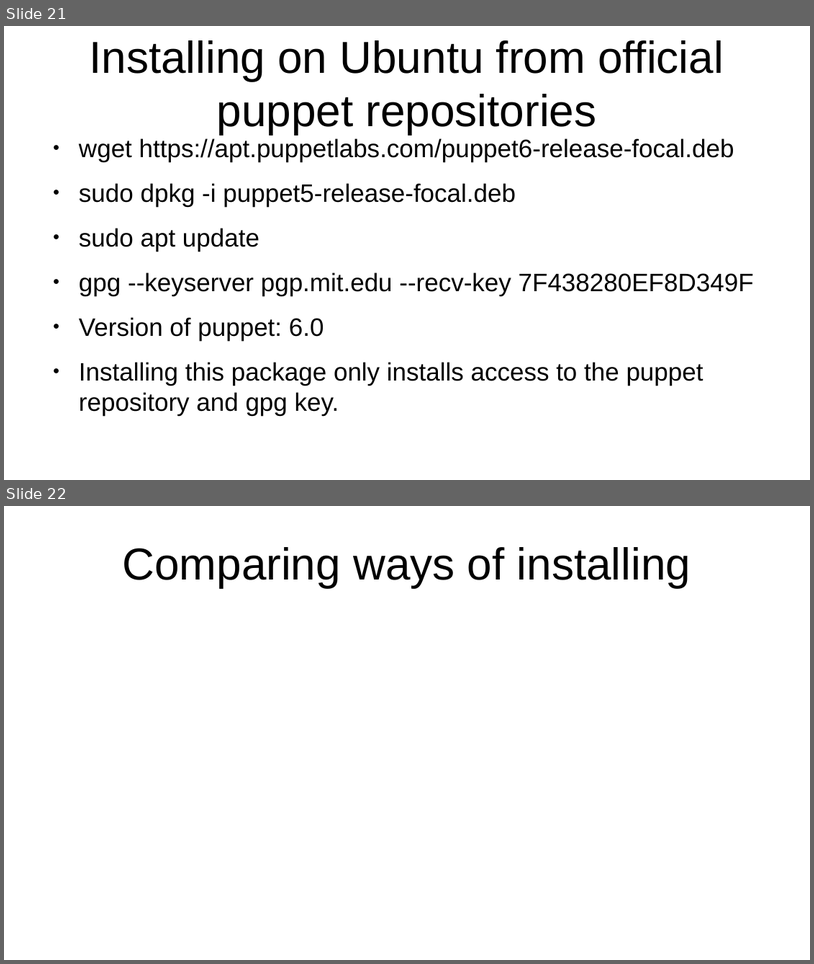
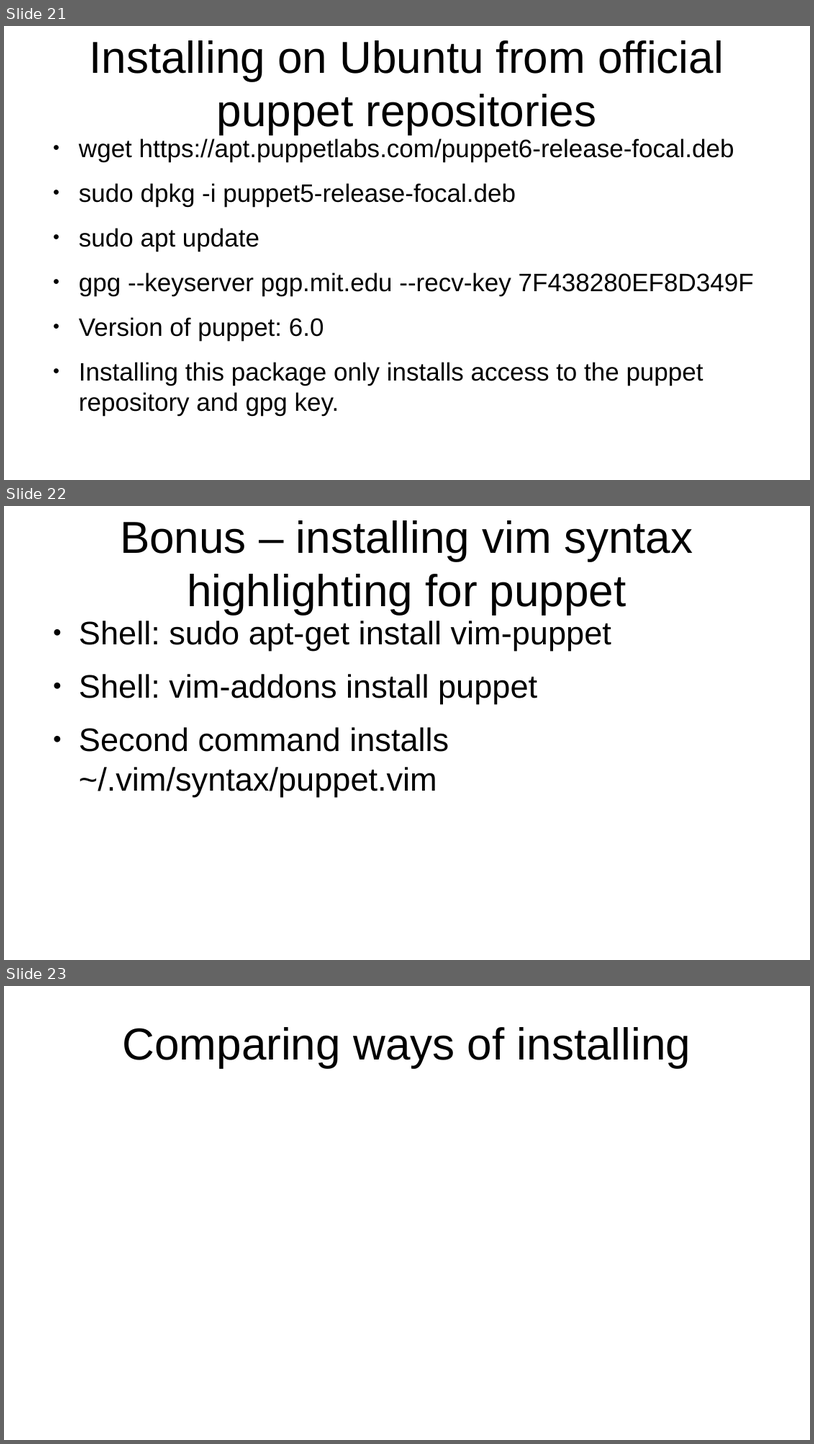
Before and after one commit to veltzer/teaching-puppet, a slide deck: slides.odp. Shown one above the other, each under a label of ours: slides 21 and 22 before the commit, slides 21, 22 and 23 after it. The pictures are 814x964 and 814x1444 pixels, drawn with LibreOffice and Linux fonts; fonts in the diff are those of the drawing. Boxes give left, top, right and bottom in pixels: in the first picture for what was removed or moved away, otherwise in the second. Text is boxed around its words. In the diff, an @@ line names an element or a change of style, - is before the commit and + after.

```diff
--- a/slides.odp
+++ b/slides.odp
@@ slide 22 added at [4,506,810,960], background #FFFFFF @@
@@ title added at [120,520,693,615], 44 pt, text #000000 @@
+Bonus – installing vim syntax highlighting for puppet
@@ text added at [79,620,612,796], 32 pt, text #000000 @@
+● Shell: sudo apt-get install vim-puppet
+● Shell: vim-addons install puppet
+● Second command installs ~/.vim/syntax/puppet.vim
@@ what was slide 22 is now slide 23 @@
```
Also in this commit, not shown: 3 other slides added, 8 other files.
